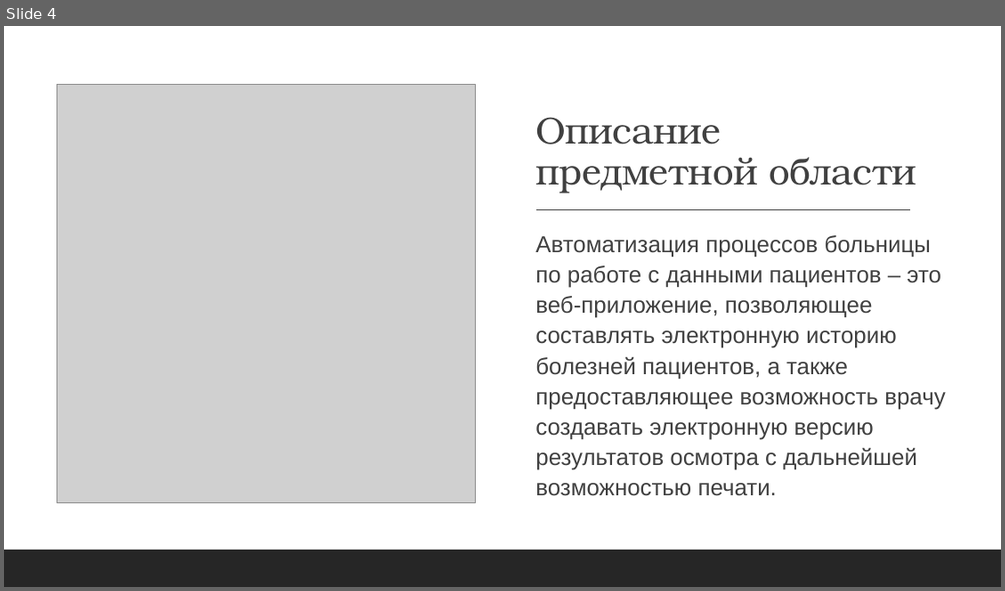
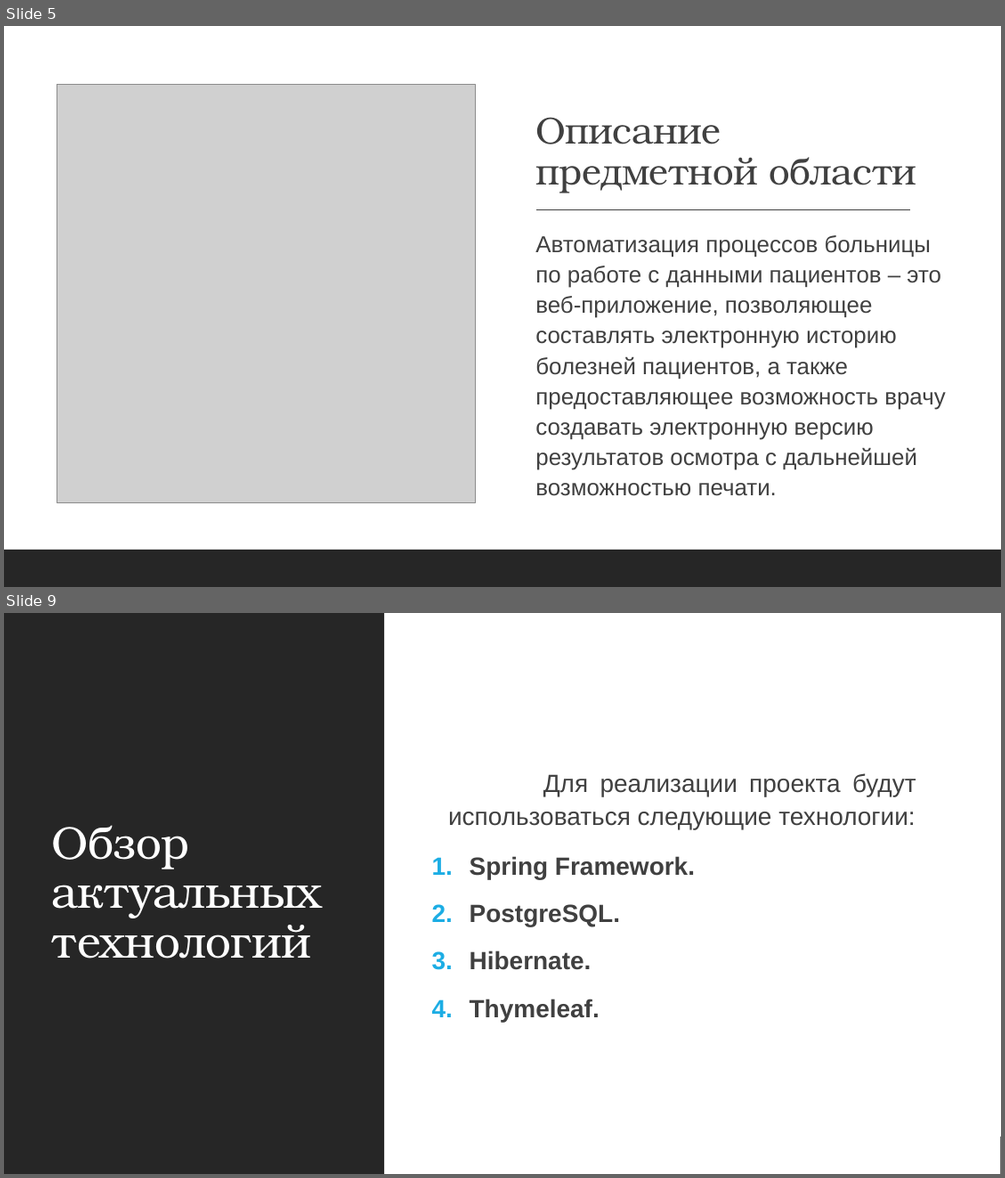
Before and after one commit to thewyolar/esap, a slide deck: Karabanov-Bulanov.pptx. Shown one above the other, each under a label of ours: slide 4 before the commit, slides 5 and 9 after it; the slides between them are not shown. The pictures are 1005x591 and 1005x1178 pixels, drawn with LibreOffice and Linux fonts; fonts in the diff are those of the drawing; grey boxes stand for pictures. Boxes give left, top, right and bottom in pixels: in the first picture for what was removed or moved away, otherwise in the second. Text is boxed around its words. In the diff, an @@ line names an element or a change of style, - is before the commit and + after.

```diff
--- a/Karabanov-Bulanov.pptx
+++ b/Karabanov-Bulanov.pptx
@@ slide 9 added at box(4, 613, 1001, 1174), background #FFFFFF @@
@@ rectangle added at box(4, 613, 1001, 1174), fill #FFFFFF @@
@@ rectangle added at box(4, 613, 384, 1174), fill #262626 @@
@@ text added at box(448, 773, 916, 1022), 24 pt, text #404040 @@
+  Для реализации проекта будут использоваться следующие технологии:
+1. Spring Framework.
+2. PostgreSQL.
+3. Hibernate.
+4. Thymeleaf.
@@ title added at box(52, 825, 323, 958), 44 pt, text #FFFFFF @@
+Обзор актуальных технологий
@@ rectangle added at box(4, 1136, 1001, 1174), fill #262626 @@
@@ what was slide 4 is now slide 5 @@
```
Also in this commit, not shown: 5 slides changed, 4 other slides added, 5 slides removed.
